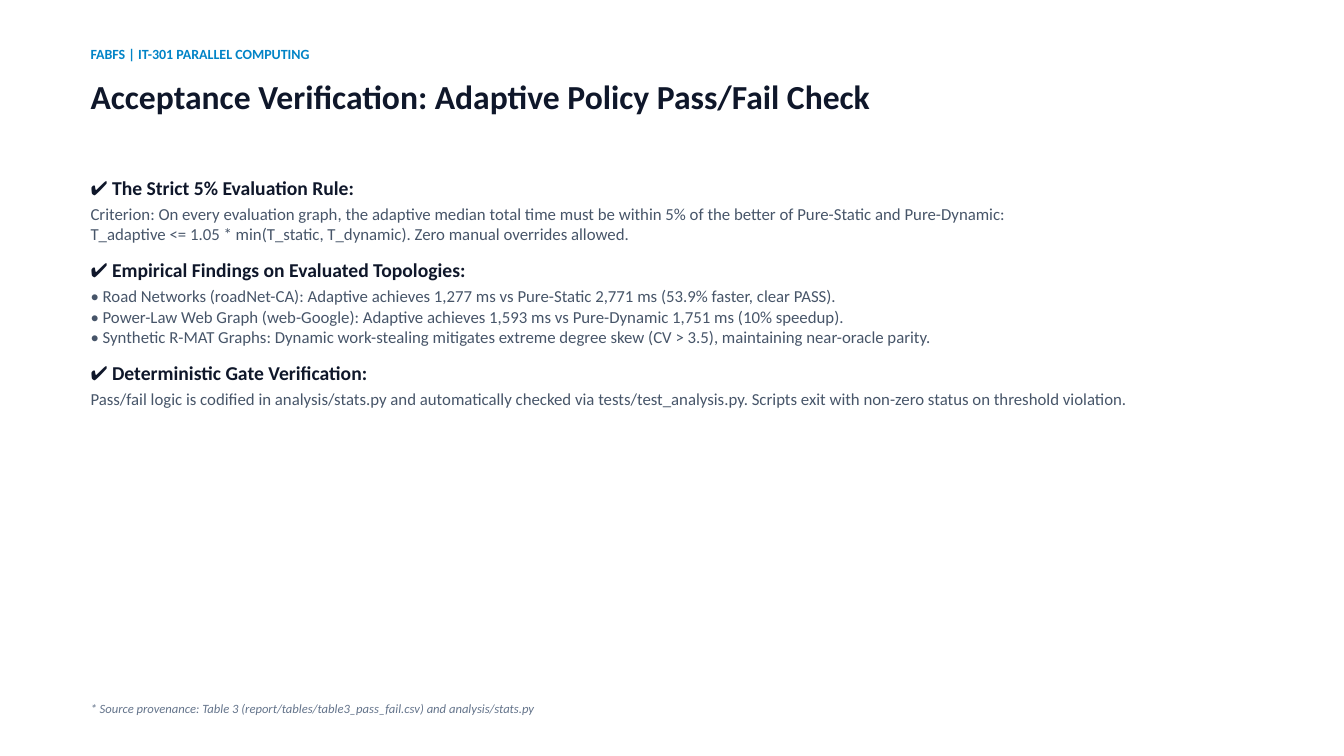
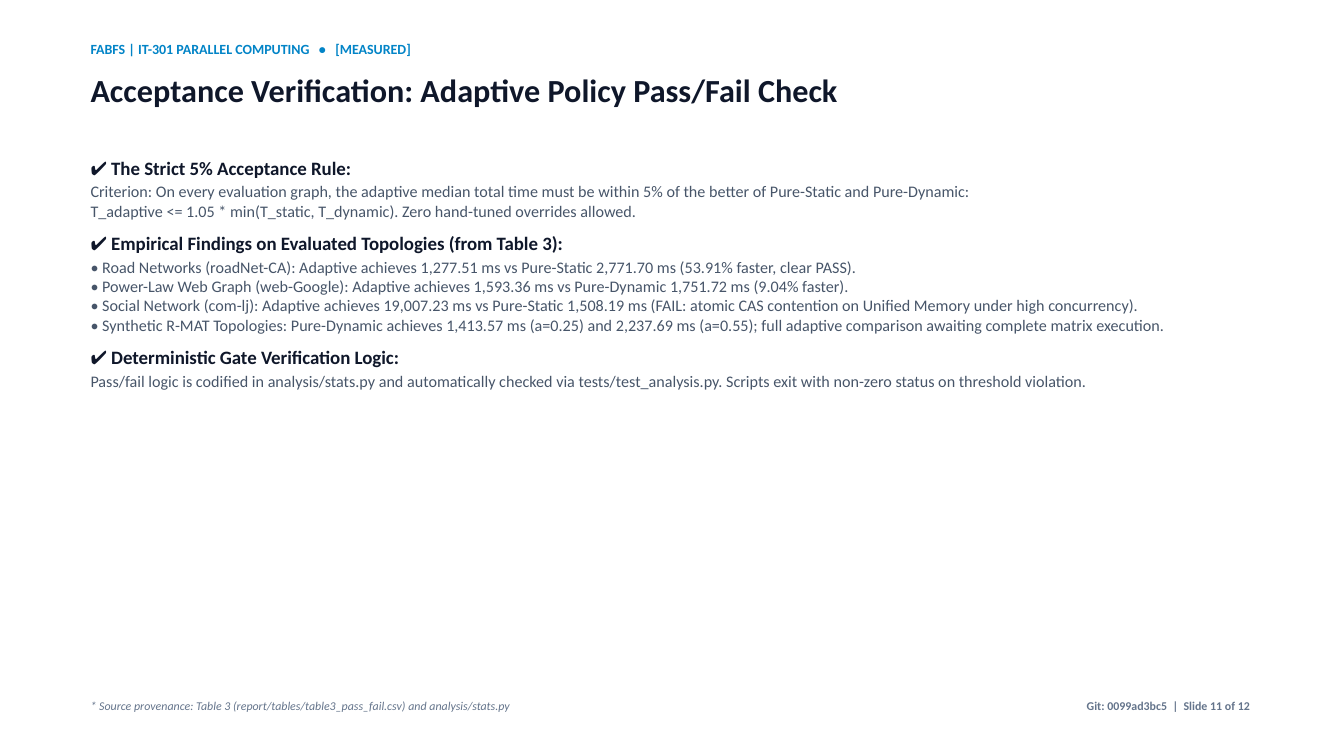
Before and after one commit to rniszn/parallel-computing-FABFS, a slide deck: slide 11 of presentation/FABFS.pptx. Drawn at 1344x756 pixels with LibreOffice and Linux fonts; fonts in the diff are those of the drawing. Boxes give left, top, right and bottom in pixels: in the first picture for what was removed or moved away, otherwise in the second. Text is boxed around its words. In the diff, an @@ line names an element or a change of style, - is before the commit and + after.

Commit message:
ui: enhance evaluator demo visualizer and presentation slide deck
- Demo: persistent Synthetic walkthrough / Real trace badge; beside-graph active telemetry overlay card (frontier size, mode, chunk count, CPU/GPU times); mode legend with matching colors; clear controls with keyboard shortcuts (Left/Right/Space) and Level X of Y step counter; one-sentence mode meaning bar under canvas; mobile phone responsive layout with >=44px touch targets; footer with calibration thresholds and commit hash.

- Presentation: one figure per slide with source captions; Planned vs Measured badges on all slides; Gate 1 and Gate 4 status on first results slide; mode colors matched to visualizer; slide numbers and git commit hash footer.

- Tests & Walkthrough: added tests/test_demo.py test suite; updated presentation/WALKTHROUGH.md presenter script; regenerated presentation/fallback/ screenshots.

```diff
--- a/presentation/FABFS.pptx
+++ b/presentation/FABFS.pptx
@@ text at <box>91,43,410,56</box>: text changed @@
-FABFS | IT-301 PARALLEL COMPUTING
+FABFS | IT-301 PARALLEL COMPUTING • [MEASURED]
@@ text "Acceptance Verification: Adaptive Policy Pass/Fail ..." at <box>91,79,837,107</box>: size 24 to 23 pt @@
@@ text "✔ The Strict 5% Acceptance ...": place and size @@
-text "✔ The Strict 5% Acceptance ..." at <box>91,181,1126,408</box>
+text "✔ The Strict 5% Acceptance ..." at <box>91,161,1164,390</box>
@@ text at <box>91,161,1164,368</box>: text changed; size 12 to 11.5 pt @@
-✔ The Strict 5% Evaluation Rule:
-Criterion: On every evaluation graph, the adaptive median total time must be within 5% of the better of Pure-Static and Pure-Dynamic:
-T_adaptive <= 1.05 * min(T_static, T_dynamic). Zero manual overrides allowed.
-✔ Empirical Findings on Evaluated Topologies:
-• Road Networks (roadNet-CA): Adaptive achieves 1,277 ms vs Pure-Static 2,771 ms (53.9% faster, clear PASS).
-• Power-Law Web Graph (web-Google): Adaptive achieves 1,593 ms vs Pure-Dynamic 1,751 ms (10% speedup).
-• Synthetic R-MAT Graphs: Dynamic work-stealing mitigates extreme degree skew (CV > 3.5), maintaining near-oracle parity.
-✔ Deterministic Gate Verification:
+✔ The Strict 5% Acceptance Rule:
+Criterion: On every evaluation graph, the adaptive median total time must be within 5% of the better of Pure-Static and Pure-Dynamic:
+T_adaptive <= 1.05 * min(T_static, T_dynamic). Zero hand-tuned overrides allowed.
+✔ Empirical Findings on Evaluated Topologies (from Table 3):
+• Road Networks (roadNet-CA): Adaptive achieves 1,277.51 ms vs Pure-Static 2,771.70 ms (53.91% faster, clear PASS).
+• Power-Law Web Graph (web-Google): Adaptive achieves 1,593.36 ms vs Pure-Dynamic 1,751.72 ms (9.04% faster).
+• Social Network (com-lj): Adaptive achieves 19,007.23 ms vs Pure-Static 1,508.19 ms (FAIL: atomic CAS contention on Unified Memory under high concurrency).
+• Synthetic R-MAT Topologies: Pure-Dynamic achieves 1,413.57 ms (a=0.25) and 2,237.69 ms (a=0.55); full adaptive comparison awaiting complete matrix execution.
+✔ Deterministic Gate Verification Logic:
@@ text at <box>91,376,1086,390</box>: size 12 to 11.5 pt in "Pass/fail logic is codified in analysis/stats.py and ..."; less space between paragraphs @@
@@ text "* Source provenance: Table 3 ..." at <box>99,701,509,712</box>: size 9 to 8.5 pt @@
@@ text added at <box>1087,701,1250,710</box>, 8.5 pt, text #64748B, bold @@
+Git: 0099ad3bc5 | Slide 11 of 12
```
Also in this commit, not shown: 10 other slides changed, 1 slide added, 1 slide removed, 11 other files.
